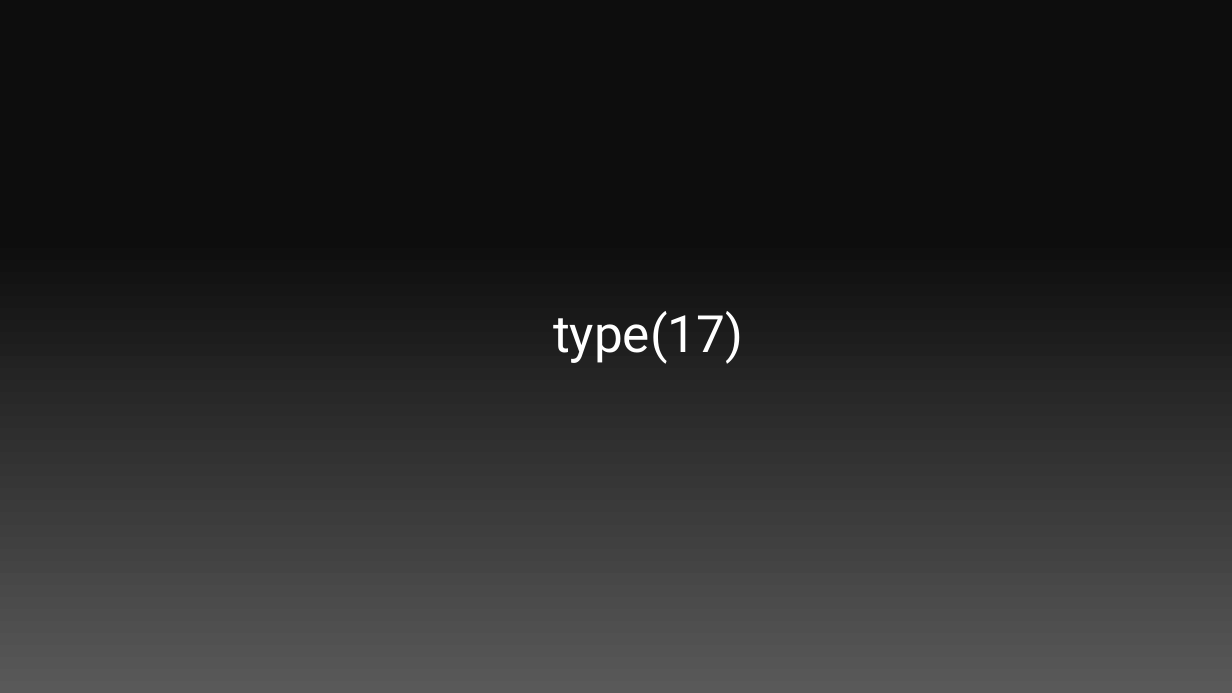
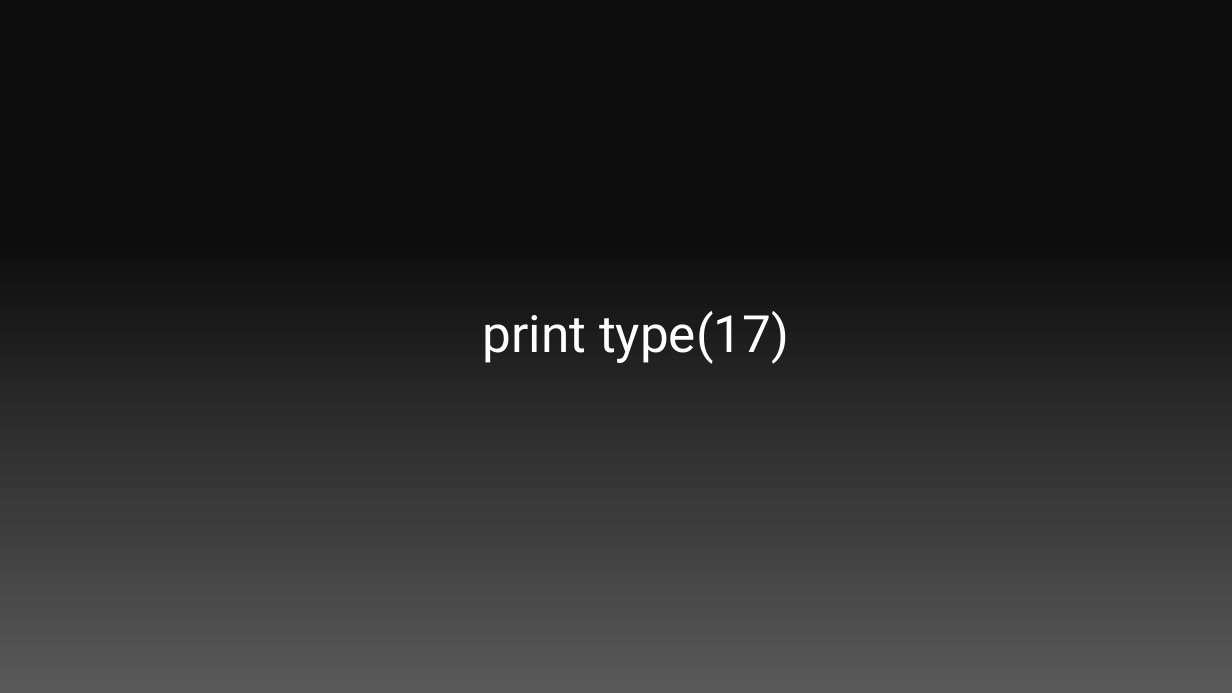
Before and after one commit to Pobbylee/fastcampus_python, a slide deck: slide 39 of 1s/1s.pptx (slide 40 before the commit). Drawn at 1232x693 pixels with LibreOffice and Linux fonts; fonts in the diff are those of the drawing. Boxes give left, top, right and bottom in pixels: in the first picture for what was removed or moved away, otherwise in the second. Text is boxed around its words. In the diff, an @@ line names an element or a change of style, - is before the commit and + after.

```diff
--- a/1s/1s.pptx
+++ b/1s/1s.pptx
@@ text at [483, 311, 789, 364]: text changed @@
-type(17)
+print type(17)
```
Also in this commit, not shown: 3 other slides changed, 1 slide added, 9 slides removed.
